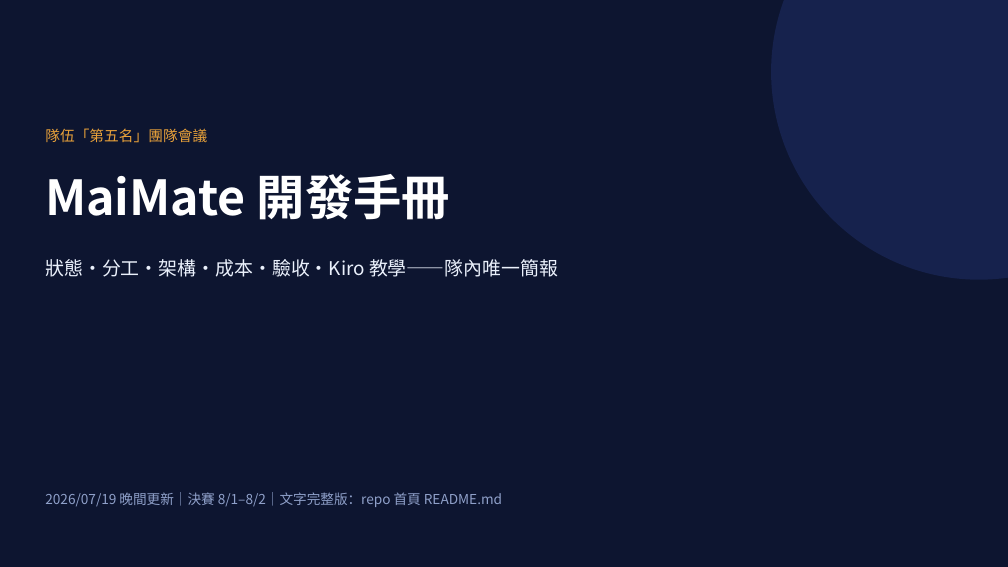
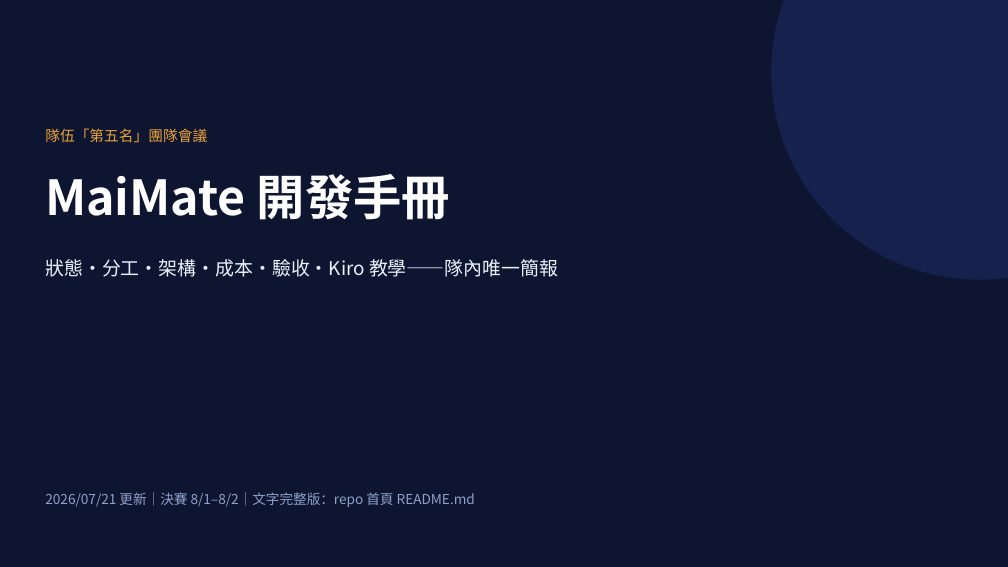
Before and after one commit to giont565/MaiMate, a slide deck: slide 1 of docs/MaiMate_開發手冊.pptx. Drawn at 1008x567 pixels with LibreOffice and Linux fonts; fonts in the diff are those of the drawing. Boxes give left, top, right and bottom in pixels: in the first picture for what was removed or moved away, otherwise in the second. Text is boxed around its words. In the diff, an @@ line names an element or a change of style, - is before the commit and + after.

```diff
--- a/docs/MaiMate_開發手冊.pptx
+++ b/docs/MaiMate_開發手冊.pptx
@@ text at <box>45,492,475,507</box>: text changed @@
-2026/07/19 晚間更新｜決賽 8/1–8/2｜文字完整版：repo 首頁 README.md
+2026/07/21 更新｜決賽 8/1–8/2｜文字完整版：repo 首頁 README.md
```
Also in this commit, not shown: 6 other slides changed, 19 other files.
